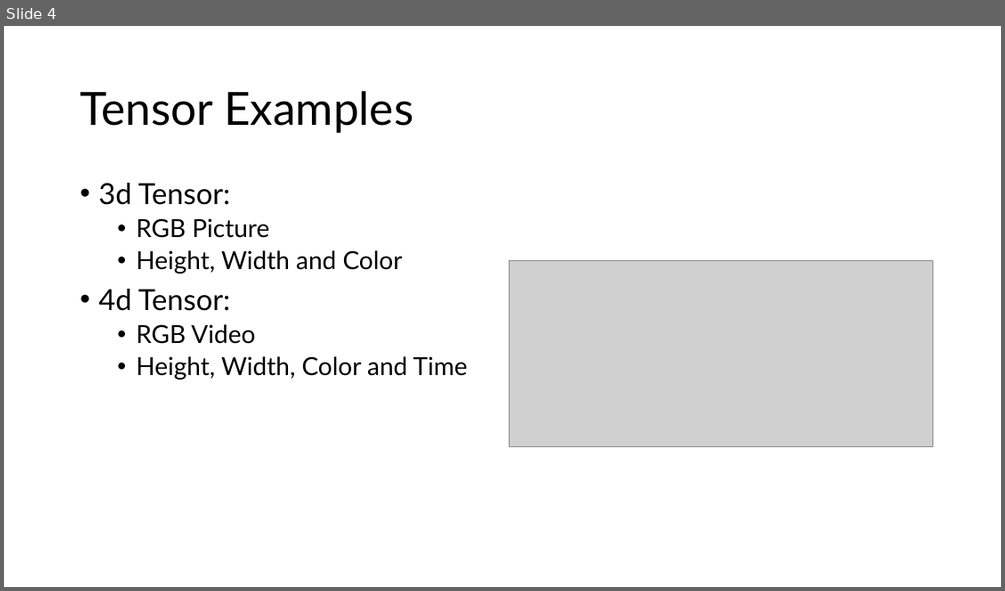
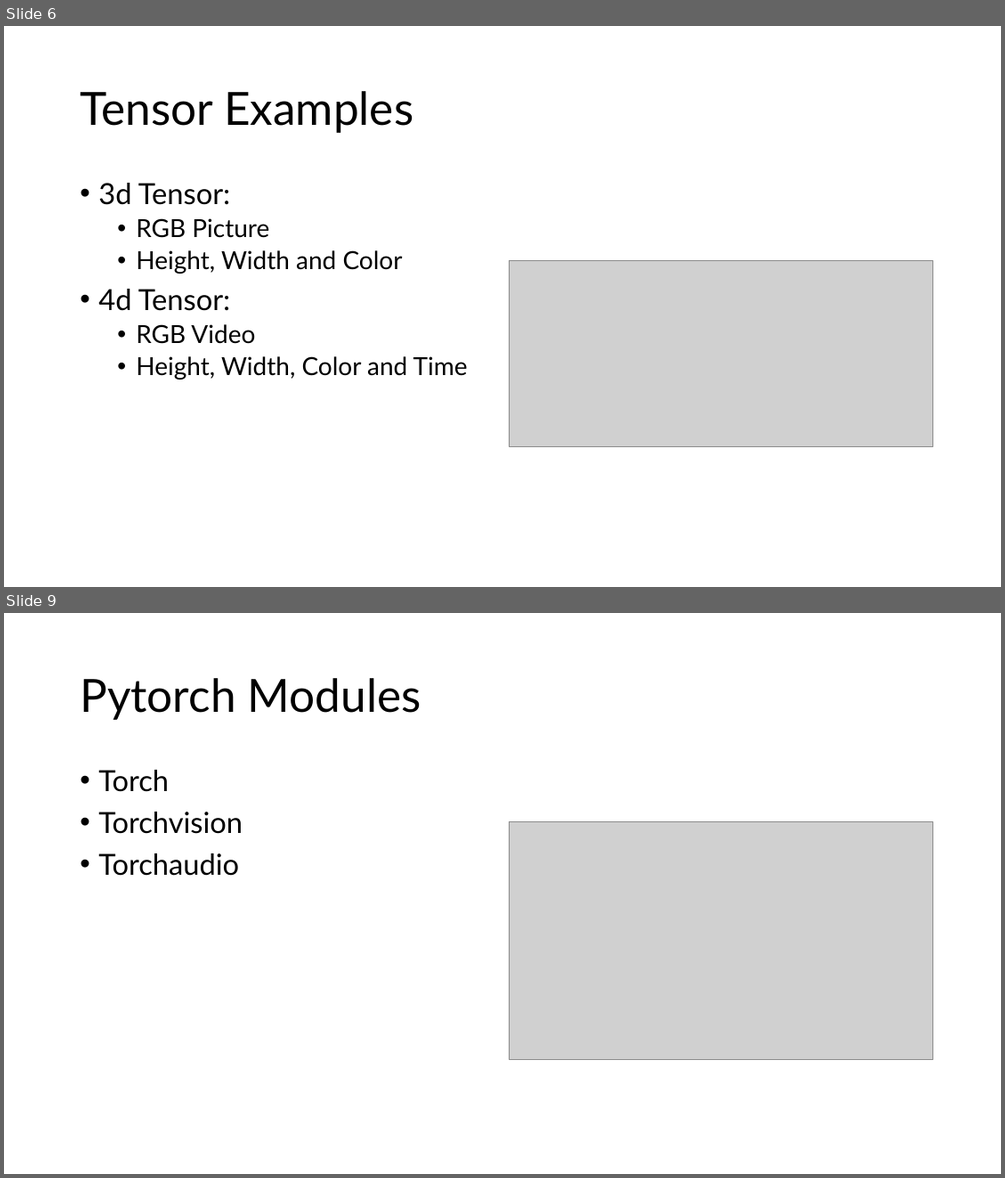
Before and after one commit to Parker2025/Pytorch, a slide deck: Introduction to Pytorch.pptx. Shown one above the other, each under a label of ours: slide 4 before the commit, slides 6 and 9 after it; the slides between them are not shown. The pictures are 1005x591 and 1005x1178 pixels, drawn with LibreOffice and Linux fonts; fonts in the diff are those of the drawing; grey boxes stand for pictures. Boxes give left, top, right and bottom in pixels: in the first picture for what was removed or moved away, otherwise in the second. Text is boxed around its words. In the diff, an @@ line names an element or a change of style, - is before the commit and + after.

```diff
--- a/Introduction to Pytorch.pptx
+++ b/Introduction to Pytorch.pptx
@@ slide 9 added at [4, 613, 1001, 1174], background #FFFFFF @@
@@ title added at [80, 678, 421, 720], 44 pt, text #000000 @@
+Pytorch Modules
@@ text added at [98, 770, 243, 876], 28 pt, text #000000 @@
+• Torch
+• Torchvision
+• Torchaudio
@@ picture added at [509, 821, 933, 1060] @@
@@ what was slide 4 is now slide 6 @@
```
Also in this commit, not shown: 5 slides changed, 7 other slides added, 1 slide removed, 7 other files.
